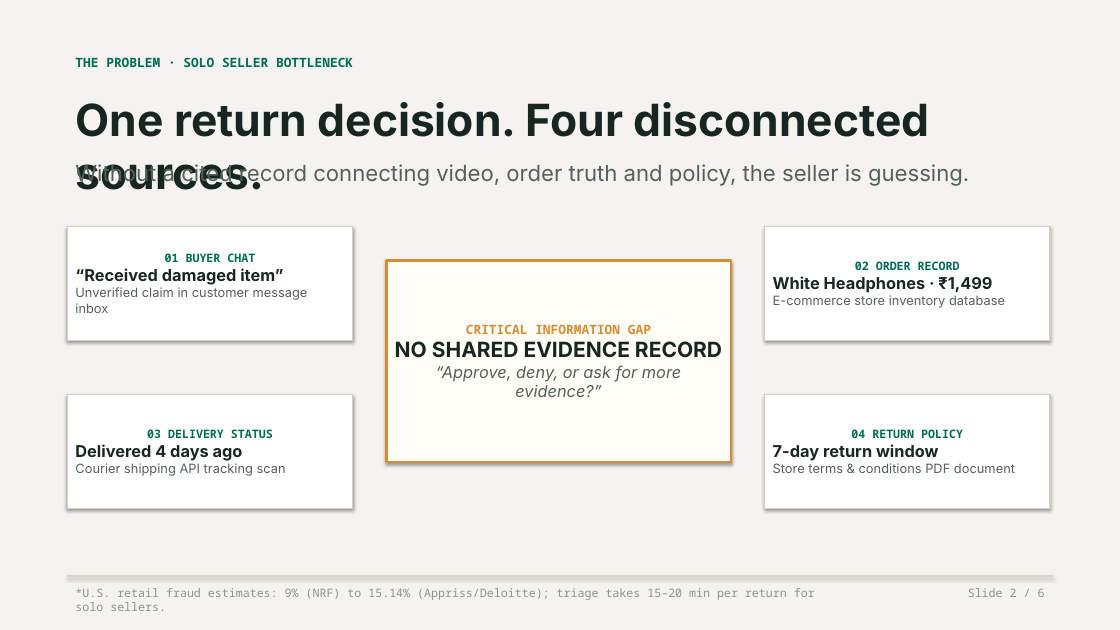
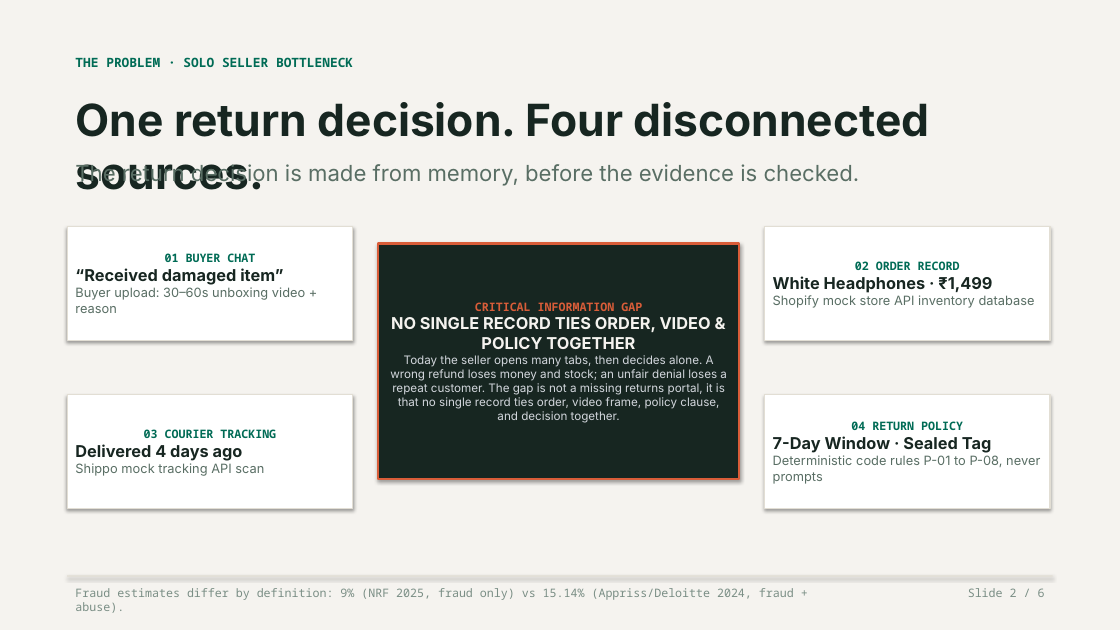
Before and after one commit to lenamkhanhh/hack4hack, a slide deck: slide 2 of ReturnLens_v4.pptx. Drawn at 1120x630 pixels with LibreOffice and Linux fonts; fonts in the diff are those of the drawing. Boxes give left, top, right and bottom in pixels: in the first picture for what was removed or moved away, otherwise in the second. Text is boxed around its words. In the diff, an @@ line names an element or a change of style, - is before the commit and + after.

Commit message:
fix(deck): restore high-end photorealistic design, exact verified text, and synchronize all deliverables

```diff
--- a/ReturnLens_v4.pptx
+++ b/ReturnLens_v4.pptx
@@ text at [75,162,860,187]: text changed; text colour #55605B to #596E64 @@
-Without a cited record connecting video, order truth and policy, the seller is guessing.
+The return decision is made from memory, before the evidence is checked.
@@ rectangle "CRITICAL INFORMATION GAP": place and size @@
-rectangle "CRITICAL INFORMATION GAP" at [386,260,731,462]
+rectangle "CRITICAL INFORMATION GAP" at [378,244,739,479]
@@ rectangle "CRITICAL INFORMATION GAP" at [378,244,739,479]: fill #FFFDF7 to #172621; outline #D88C31 2 pt to #D95D39 2 pt @@
@@ text in rectangle at [75,287,305,313]: text changed; text colour #55605B to #596E64 @@
-Unverified claim in customer message inbox
+Buyer upload: 30–60s unboxing video + reason
@@ text in rectangle at [773,295,1035,308]: text changed; text colour #55605B to #596E64 @@
-E-commerce store inventory database
+Shopify mock store API inventory database
@@ text in rectangle at [390,317,727,423]: text changed; size 14 to 10 pt; text colour #55605B to #D1D5DB; italic off @@
-NO SHARED EVIDENCE RECORD
-“Approve, deny, or ask for more evidence?”
+NO SINGLE RECORD TIES ORDER, VIDEO & POLICY TOGETHER
+Today the seller opens many tabs, then decides alone. A wrong refund loses money and stock; an unfair denial loses a repeat customer. The gap is not a missing returns portal, it is that no single record ties order, video frame, policy clause, and decision together.
@@ text in rectangle at [475,302,642,311]: size 11 to 10 pt, text colour #D88C31 to #D95D39 in "CRITICAL INFORMATION GAP" @@
@@ outline #D2CEC4 1 pt to #E2DED4 1 pt in 4 elements at [765,227,1050,340], [67,395,353,508], [67,227,353,340], [765,395,1050,508] @@
@@ text in rectangle at [144,429,276,438]: text changed @@
-03 DELIVERY STATUS
+03 COURIER TRACKING
@@ text in rectangle at [773,436,1040,484]: text changed; text colour #55605B to #596E64 @@
-7-day return window
-Store terms & conditions PDF document
+7-Day Window · Sealed Tag
+Deterministic code rules P-01 to P-08, never prompts
@@ text in rectangle at [75,463,264,476]: text changed; text colour #55605B to #596E64 @@
-Courier shipping API tracking scan
+Shippo mock tracking API scan
@@ text at [75,588,794,613]: text changed; text colour #8A9590 to #7A8E85 @@
-*U.S. retail fraud estimates: 9% (NRF) to 15.14% (Appriss/Deloitte); triage takes 15–20 min per return for solo sellers.
+Fraud estimates differ by definition: 9% (NRF 2025, fraud only) vs 15.14% (Appriss/Deloitte 2024, fraud + abuse).
@@ text "Slide 2 / 6" at [968,588,1045,597]: text colour #8A9590 to #7A8E85 @@
```
Also in this commit, not shown: 4 other slides changed, 1 slide added, 1 slide removed, 17 other files.
